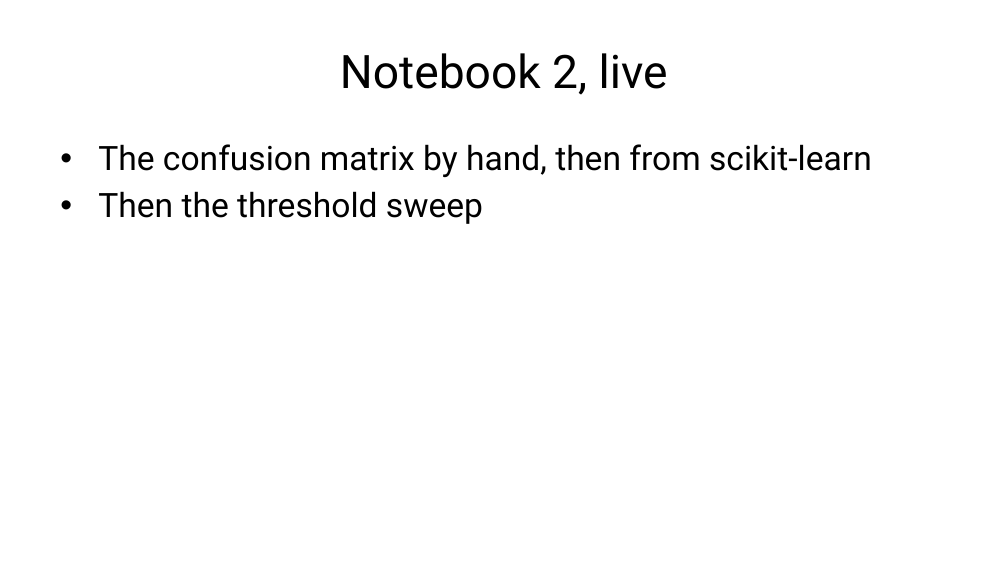
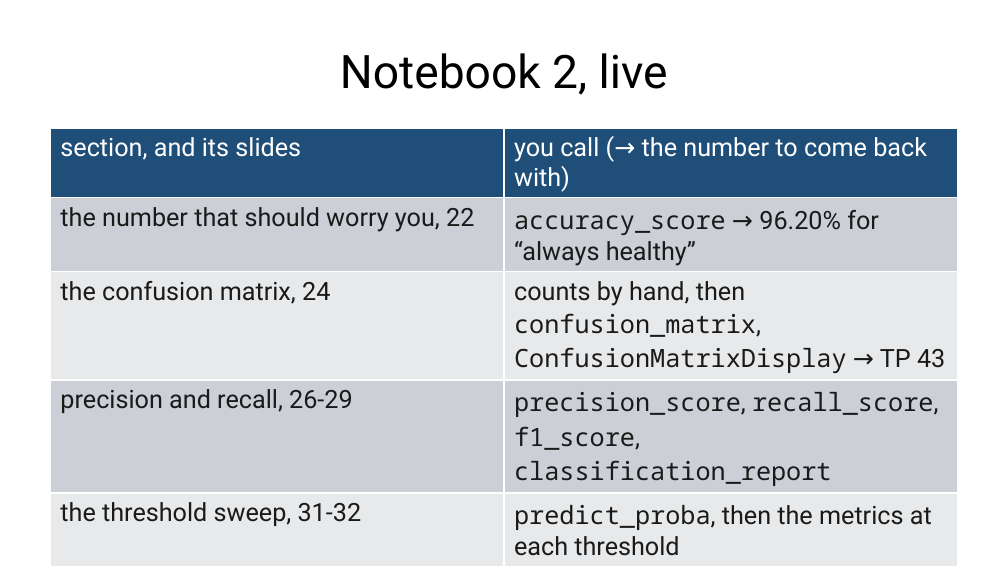
Before and after one commit to fabioantonini/technologies-for-artificial-intelligence, a slide deck: slide 30 of Lessons/04_classification_and_metrics/Slides/classification_and_metrics_slides.pptx. Drawn at 1008x567 pixels with LibreOffice and Linux fonts; fonts in the diff are those of the drawing; background and template pictures are left out. Boxes give left, top, right and bottom in pixels: in the first picture for what was removed or moved away, otherwise in the second. Text is boxed around its words. In the diff, an @@ line names an element or a change of style, - is before the commit and + after.

```diff
--- a/Lessons/04_classification_and_metrics/Slides/classification_and_metrics_slides.pptx
+++ b/Lessons/04_classification_and_metrics/Slides/classification_and_metrics_slides.pptx
@@ table added at [50, 129, 958, 560], 6 rows, 2 columns @@
+section, and its slides | you call (→ the number to come back with)
+the number that should worry you, 22 | accuracy_score → 96.20% for “always healthy”
+the confusion matrix, 24 | counts by hand, then confusion_matrix, ConfusionMatrixDisplay → TP 43
+precision and recall, 26-29 | precision_score, recall_score, f1_score, classification_report
+the threshold sweep, 31-32 | predict_proba, then the metrics at each threshold
+the precision-recall curve, 33 | precision_recall_curve, average_precision_score → 0.717 against 0.038
@@ text removed at [98, 144, 872, 224] @@
-• The confusion matrix by hand, then from scikit-learn
-• Then the threshold sweep
```
Also in this commit, not shown: 11 other slides changed, 1 slide added, 1 slide removed, 4 other files.
